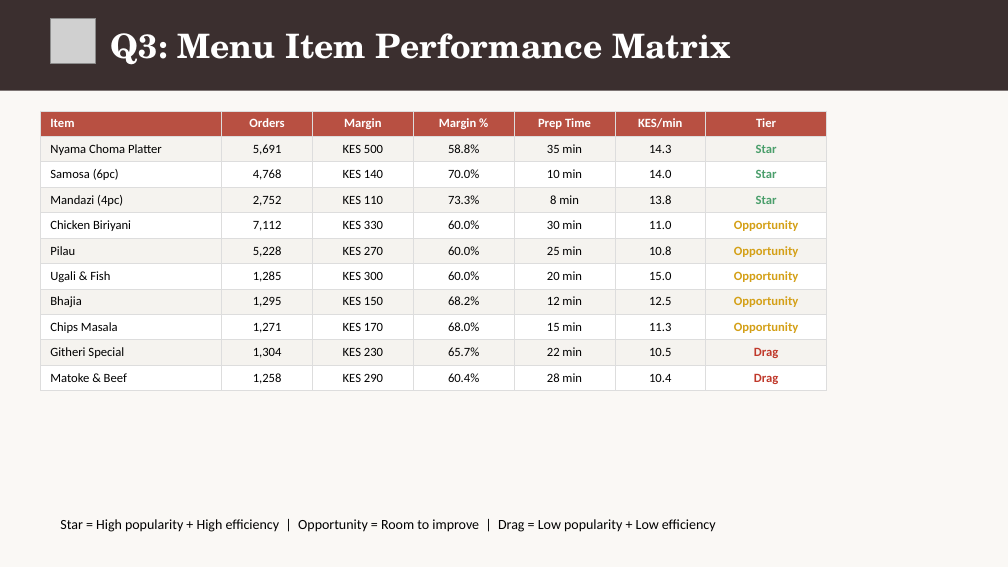
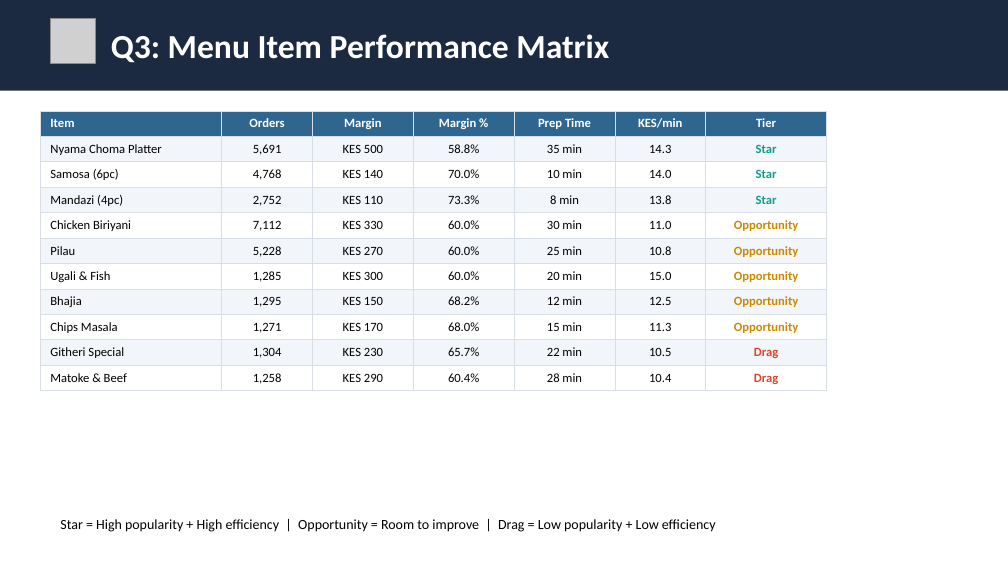
Before and after one commit to Diana-Injelwa/Quickbites-Case-Study, a slide deck: slide 8 of Quickbites Analysis.pptx. Drawn at 1008x567 pixels with LibreOffice and Linux fonts; fonts in the diff are those of the drawing; grey boxes stand for pictures. Boxes give left, top, right and bottom in pixels: in the first picture for what was removed or moved away, otherwise in the second. Text is boxed around its words. In the diff, an @@ line names an element or a change of style, - is before the commit and + after.

```diff
--- a/Quickbites Analysis.pptx
+++ b/Quickbites Analysis.pptx
@@ background #FAF8F5 to #FFFFFF @@
@@ rectangle at box(0, 0, 1008, 91): fill #3B2F2F to #1B2A41 @@
@@ text "Q3: Menu Item Performance Matrix" at box(111, 34, 609, 63): font TeX Gyre Schola to Calibri @@
@@ table at box(40, 111, 827, 388) @@
@@ fill #B85042 to #2F6690 in row 1 @@
@@ fill #F5F3EF to #F2F5F9 in 35 cells @@
@@ text colour #4A9E6B to #0F9D8A in "Star", "Star", "Star" @@
@@ text colour #D4A017 to #C98A00 in "Opportunity", "Opportunity", "Opportunity", "Opportunity" and 1 more places @@
@@ text colour #C0392B to #D9472B in "Drag", "Drag" @@
@@ borders changed @@
```
Also in this commit, not shown: 9 other slides changed.
